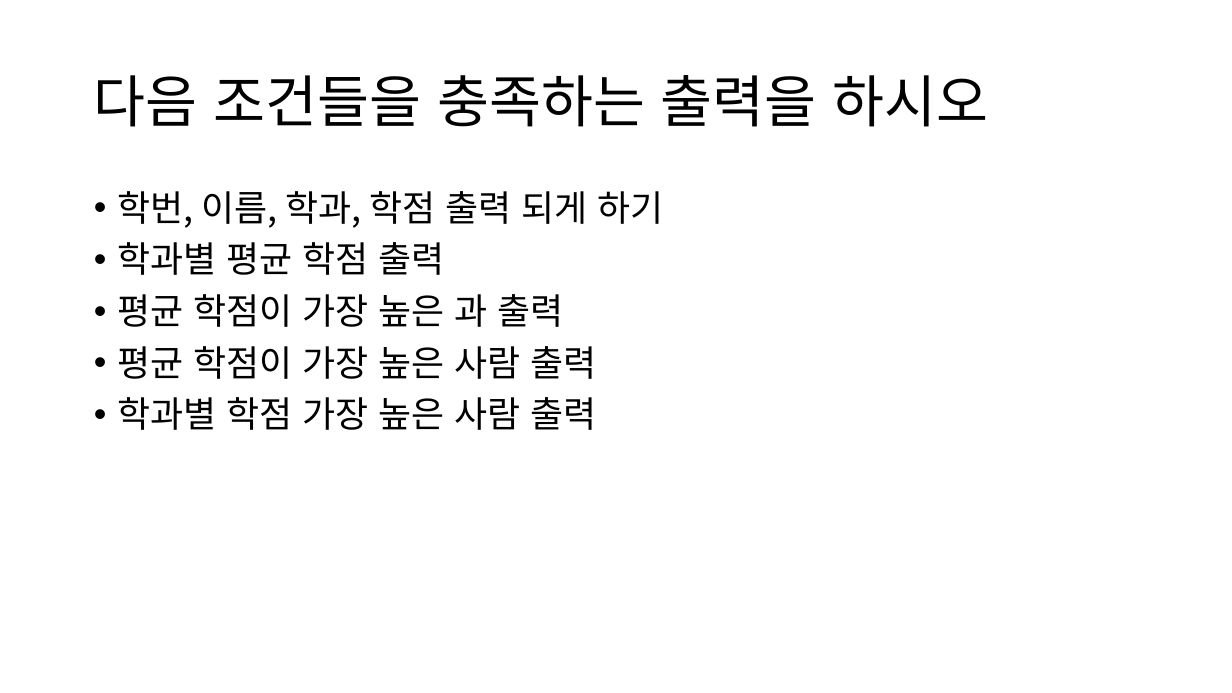
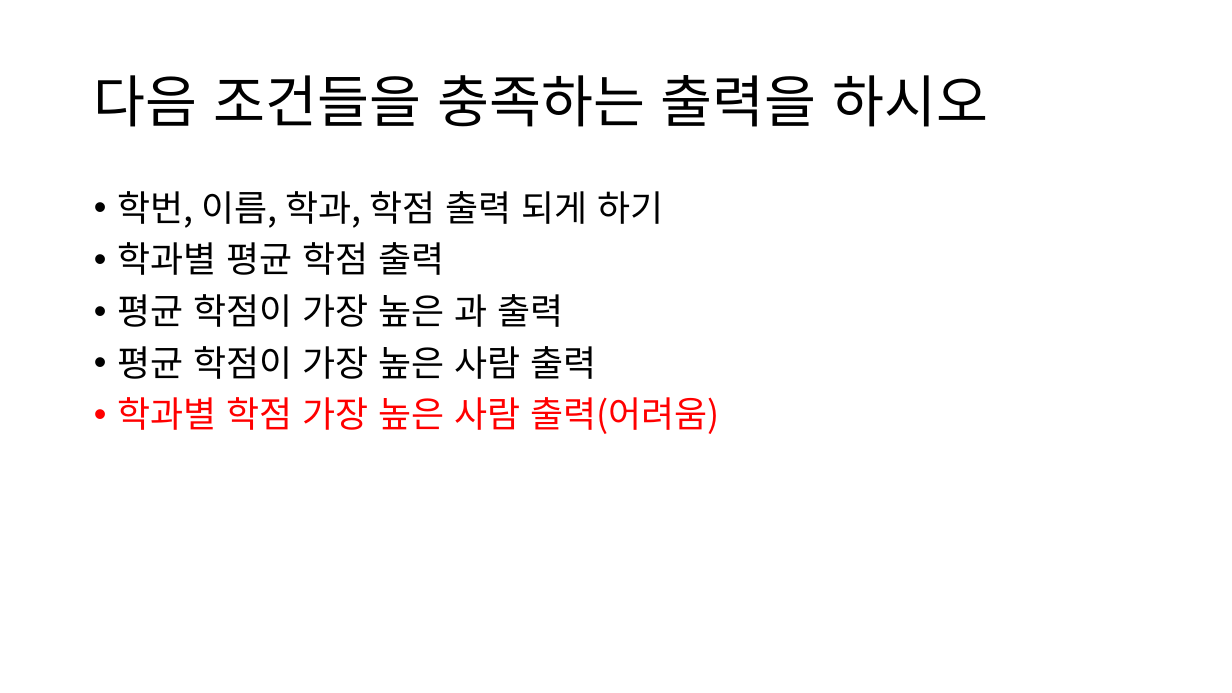
Before and after one commit to DongJoonLeeDJ/AI_501_4, a slide deck: slide 11 of djlee/DB/20211229/추가문제.pptx. Drawn at 1232x693 pixels with LibreOffice and Linux fonts; fonts in the diff are those of the drawing. Boxes give left, top, right and bottom in pixels: in the first picture for what was removed or moved away, otherwise in the second. Text is boxed around its words. In the diff, an @@ line names an element or a change of style, - is before the commit and + after.

```diff
--- a/djlee/DB/20211229/추가문제.pptx
+++ b/djlee/DB/20211229/추가문제.pptx
@@ text at (117,397,719,434): text changed; text colour #000000 to #FF0000 @@
-• 학과별 학점 가장 높은 사람 출력
+• 학과별 학점 가장 높은 사람 출력(어려움)
```
